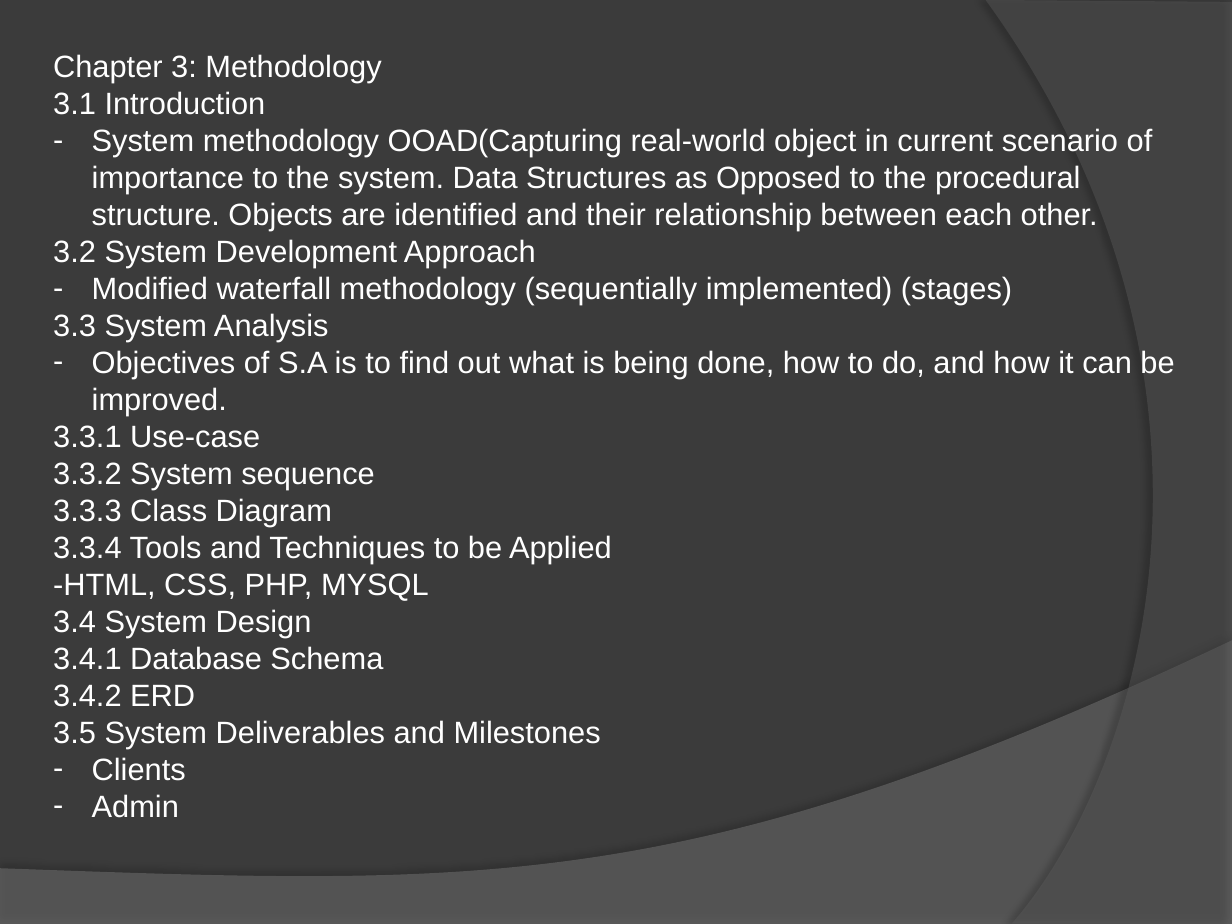
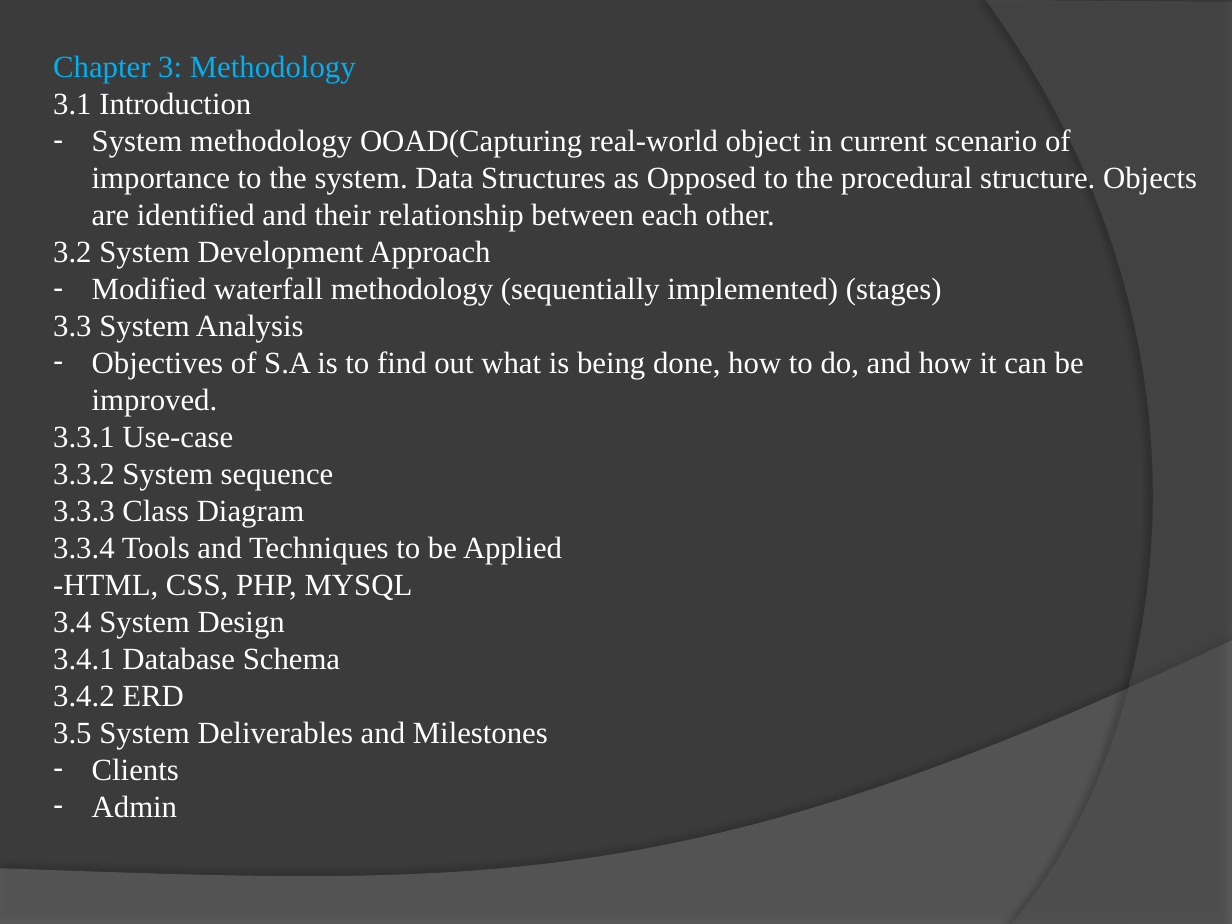
Before and after one commit to NickBwalley/Online-Car-Auctioning-System-Documentation, a slide deck: slide 5 of OCAS/Nicholas Bwalley_PowerPoint_122790.pptx. Drawn at 1232x924 pixels with LibreOffice and Linux fonts; fonts in the diff are those of the drawing. Boxes give left, top, right and bottom in pixels: in the first picture for what was removed or moved away, otherwise in the second. Text is boxed around its words. In the diff, an @@ line names an element or a change of style, - is before the commit and + after.

```diff
--- a/OCAS/Nicholas Bwalley_PowerPoint_122790.pptx
+++ b/OCAS/Nicholas Bwalley_PowerPoint_122790.pptx
@@ text "Chapter 3: Methodology" at box(53, 55, 1197, 818): font Arial to Times New Roman; text colour #FFFFFF to #00B0F0 in "Chapter 3: Methodology" @@
```
Also in this commit, not shown: 8 other slides changed.
